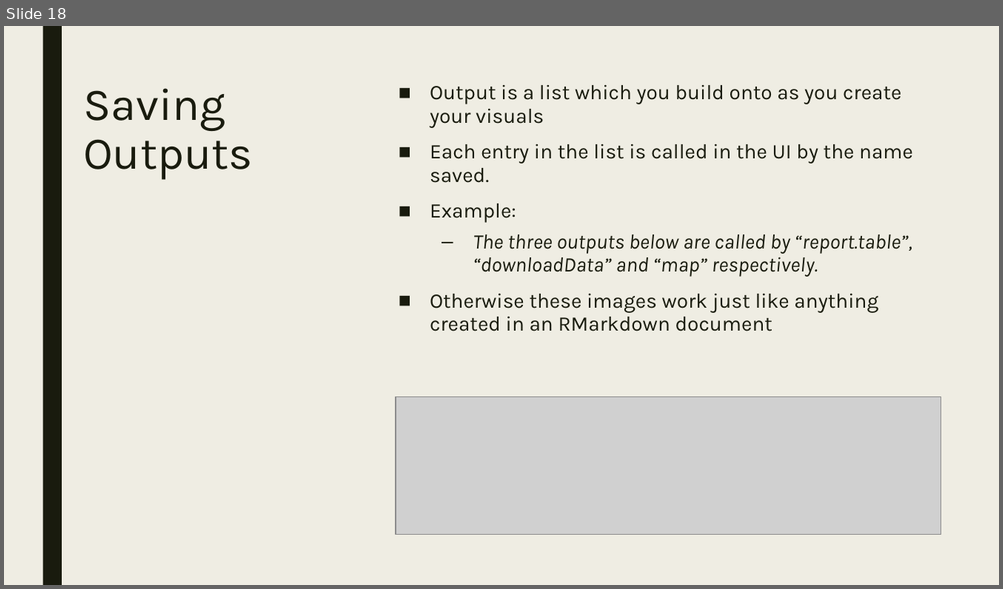
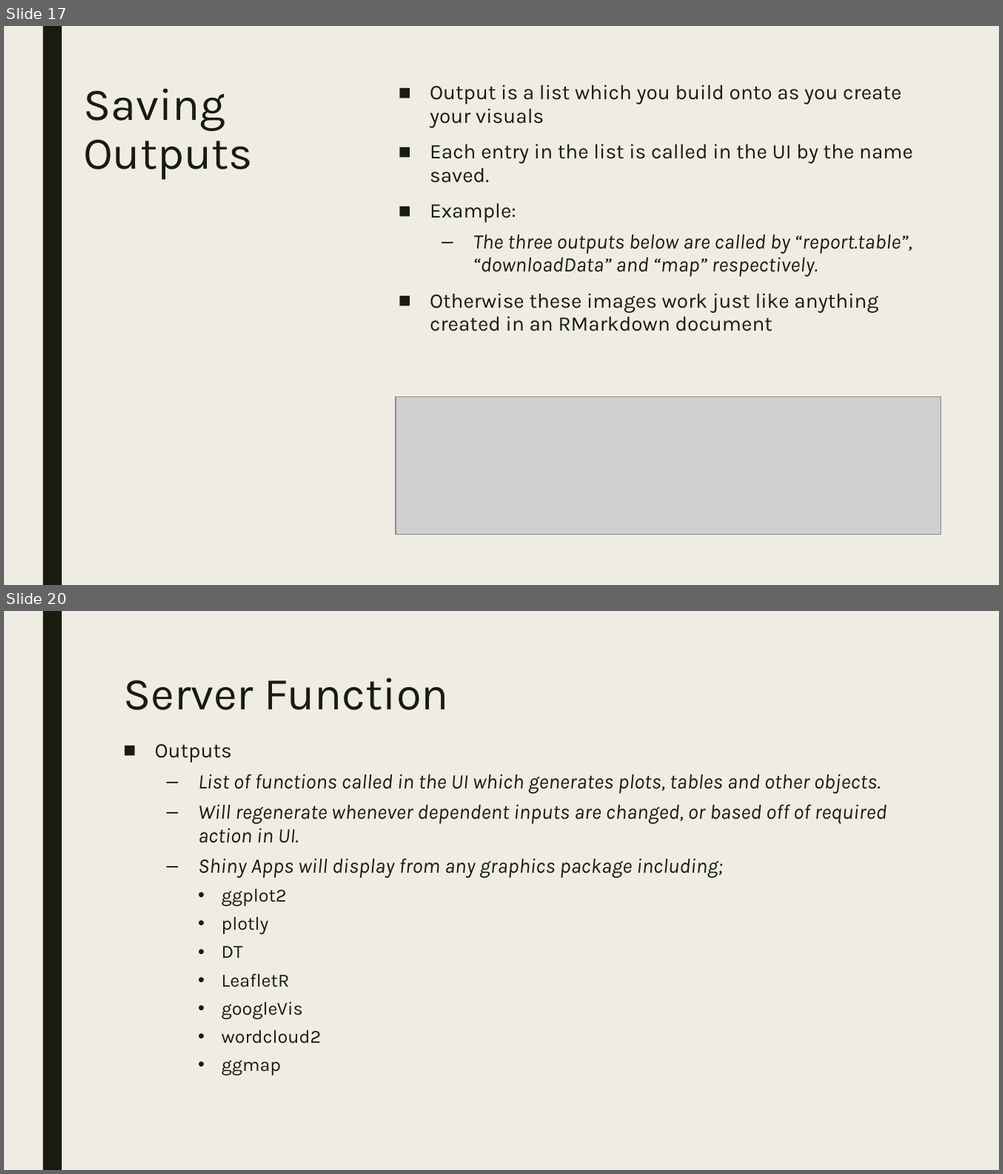
Before and after one commit to RforOperations2018/Class_1, a slide deck: Class 2.pptx. Shown one above the other, each under a label of ours: slide 18 before the commit, slides 17 and 20 after it; the slides between them are not shown. The pictures are 1003x589 and 1003x1174 pixels, drawn with LibreOffice and Linux fonts; fonts in the diff are those of the drawing; grey boxes stand for pictures. Boxes give left, top, right and bottom in pixels: in the first picture for what was removed or moved away, otherwise in the second. Text is boxed around its words. In the diff, an @@ line names an element or a change of style, - is before the commit and + after.

```diff
--- a/Class 2.pptx
+++ b/Class 2.pptx
@@ slide 20 added at (4, 611, 999, 1170), background #EFEDE3 @@
@@ rectangle added at (42, 611, 62, 1170), fill #191B0E @@
@@ title added at (123, 678, 449, 710), 44 pt, text #191B0E @@
+Server Function
@@ text added at (155, 744, 887, 1076), 20 pt, text #191B0E, italic @@
+■ Outputs
+  – List of functions called in the UI which generates plots, tables and other objects.
+  – Will regenerate whenever dependent inputs are changed, or based off of required action in UI.
+  – Shiny Apps will display from any graphics package including;
+    • ggplot2
+    • plotly
+    • DT
+    • LeafletR
+    • googleVis
+    • wordcloud2
+    • ggmap
@@ what was slide 18 is now slide 17 @@
```
Also in this commit, not shown: 3 slides changed, 7 other slides added, 6 slides removed, 1 other file.
